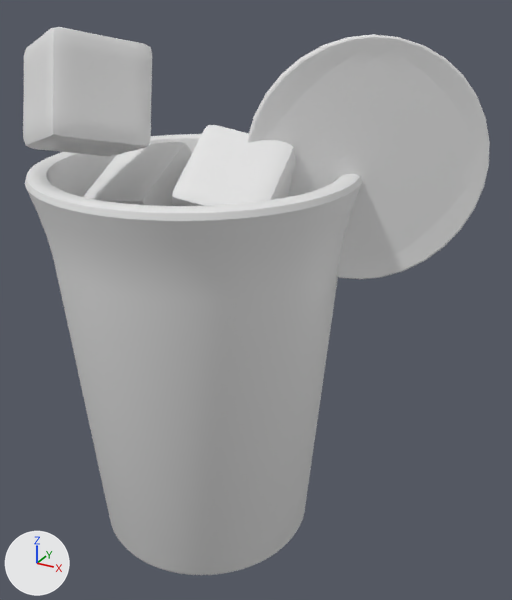
The OBJ model public/assets/drink-baked/blog0045.obj as it was, and as the next commit left it.
Both versions are drawn from a 50 mm camera at (3.41, -5.14, 5.11) aimed at (0.54, 0.09, 2.49). Lighting does not change. The marker at lower left points along +X, +Y and +Z. The picture after the commit comes second. Where no turn or scale is listed for an object, it has been applied to the vertices.

Script lines for the objects in view, before the commit:
```python
me_circle_001 = bpy.data.meshes.new('Circle.001')
me_circle_001.from_pydata(...)  # 834 vertices, 832 faces; spans x 0.5..2.3, y -0.15..0.97, z 2.77..4.78
me_cube_001 = bpy.data.meshes.new('Cube.001')
me_cube_001.from_pydata(...)  # 386 vertices, 384 faces; spans x -0.924..-0.011, y -0.581..0.513, z 2.737..3.864
me_cube_002 = bpy.data.meshes.new('Cube.002')
me_cube_002.from_pydata(...)  # 386 vertices, 384 faces; spans x 0.01..0.958, y -0.698..0.461, z 2.916..4.081
me_cube_003 = bpy.data.meshes.new('Cube.003')
me_cube_003.from_pydata(...)  # 386 vertices, 384 faces; spans x -1.09..0.027, y -1.32..-0.142, z 3.793..4.855
me_cylinder = bpy.data.meshes.new('Cylinder')
me_cylinder.from_pydata(...)  # 960 vertices, 898 faces; spans x -1.44..1.44, y -1.44..1.44, z 0.0..3.71
me_plane = bpy.data.meshes.new('Plane')
me_plane.from_pydata(...)  # 248 vertices, 70 faces; spans x -1.31..1.31, y -1.3..1.3, z 3.01..3.13
ob_circle_001 = bpy.data.objects.new('Circle.001', me_circle_001)
ob_circle_001.location = (0.0, 0.0, 0.0)
ob_cube_001 = bpy.data.objects.new('Cube.001', me_cube_001)
ob_cube_001.location = (0.0, 0.0, 0.0)
ob_cube_002 = bpy.data.objects.new('Cube.002', me_cube_002)
ob_cube_002.location = (0.0, 0.0, 0.0)
ob_cube_003 = bpy.data.objects.new('Cube.003', me_cube_003)
ob_cube_003.location = (0.0, 0.0, 0.0)
ob_cylinder = bpy.data.objects.new('Cylinder', me_cylinder)
ob_cylinder.location = (0.0, 0.0, 0.0)
ob_plane = bpy.data.objects.new('Plane', me_plane)
ob_plane.location = (0.0, 0.0, 0.0)
```
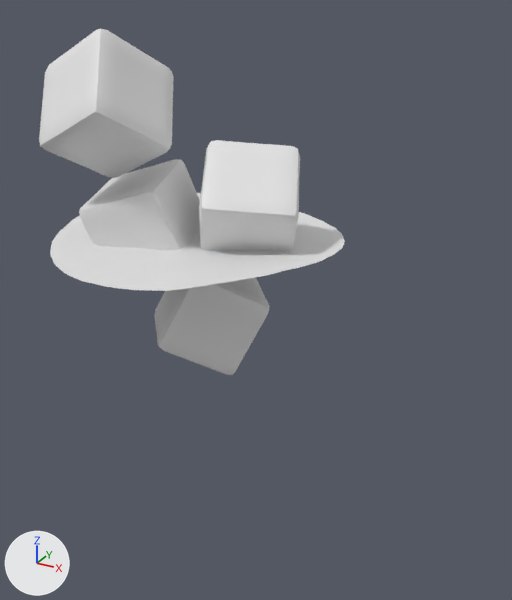
Boxes [x1, y1, x2, y2] around the edits, measured in the pictures (512 x 600 px; the box of a moved part takes in the faces that stretch with it):
'Cylinder', deleted
    before: [25, 134, 362, 575]
'Circle.001', deleted
    before: [248, 34, 490, 279]
'Cube.003', reshaped (14% taller)
    before: [23, 27, 152, 157]
    after: [39, 29, 173, 177]
'Cube.002', reshaped
    before: [172, 125, 295, 206]
    after: [199, 140, 300, 251]
'Cube.001', reshaped
    before: [83, 142, 192, 206]
    after: [79, 159, 200, 250]
part 4 of me_plane, moved or reshaped (not visible before)
    after: [50, 193, 345, 291]
'Cube', unchanged, uncovered by the edit
    after: [154, 278, 270, 375]

What the commit changed:
me_cube_001 is used by ob_cube_001; location (0.0, 0.0, 0.0).
me_cube_001 had 386 vertices, 384 faces and spanned x -0.924..-0.011, y -0.581..0.513, z 2.737..3.864.
me_cube_001 now has 386 vertices, 384 faces and spans x -0.979..0.107, y -0.69..0.353, z 2.638..3.688.
me_cube_001 part 1: the whole mesh is multiplied about its middle by the matrix ((0.958, -0.194, -0.212), (0.255, 0.915, 0.314), (0.133, -0.355, 0.925)), then moved by (0.032, -0.135, -0.137).
me_cube_002 is used by ob_cube_002; location (0.0, 0.0, 0.0).
me_cube_002 had 386 vertices, 384 faces and spanned x 0.01..0.958, y -0.698..0.461, z 2.916..4.081.
me_cube_002 now has 386 vertices, 384 faces and spans x -0.09..1.057, y -0.55..0.696, z 2.824..3.924.
me_cube_002 part 2: the whole mesh is multiplied about its middle by the matrix ((0.499, -0.2, 0.843), (-0.319, -0.947, -0.036), (0.806, -0.251, -0.536)), then moved by (-0.001, 0.192, -0.124).
me_cube_003 is used by ob_cube_003; location (0.0, 0.0, 0.0).
me_cube_003 had 386 vertices, 384 faces and spanned x -1.09..0.027, y -1.32..-0.142, z 3.793..4.855.
me_cube_003 now has 386 vertices, 384 faces and spans x -1.164..-0.03, y -0.959..0.141, z 3.57..4.82.
me_cube_003 part 3: the whole mesh is multiplied about its middle by the matrix ((0.962, -0.235, -0.142), (0.271, 0.894, 0.355), (0.043, -0.38, 0.924)), then moved by (-0.066, 0.321, -0.129).
me_plane is used by ob_plane; location (0.0, 0.0, 0.0).
me_plane had 248 vertices, 70 faces and spanned x -1.31..1.31, y -1.3..1.3, z 3.01..3.13.
me_plane now has 218 vertices, 161 faces and spans x -1.31..1.31, y -1.31..1.31, z 3.01..3.13.
me_plane part 4: 18 vertices moved from x -1.28..1.28, y -1.3..1.3, z 3.02..3.13 to x -1.29..1.29, y -1.31..1.31, z 3.02..3.13; 179 vertices removed from x -1.3..1.3, y -1.29..1.29, z 3.01..3.13; 149 vertices added at x -1.29..1.29, y -1.29..1.29, z 3.01..3.12.
Object 'Circle.001' (ob_circle_001) is deleted.
Object 'Cylinder' (ob_cylinder) is deleted.
